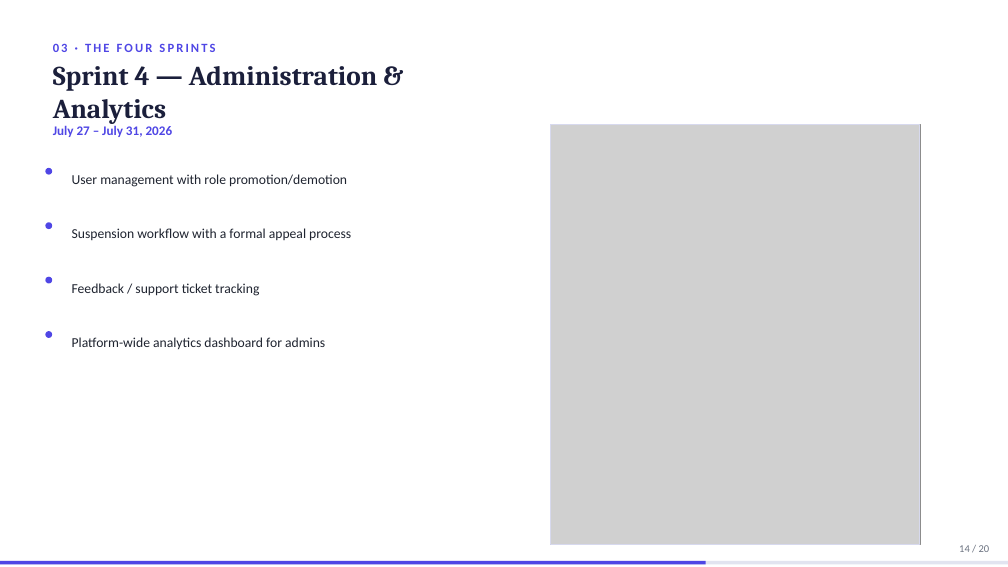
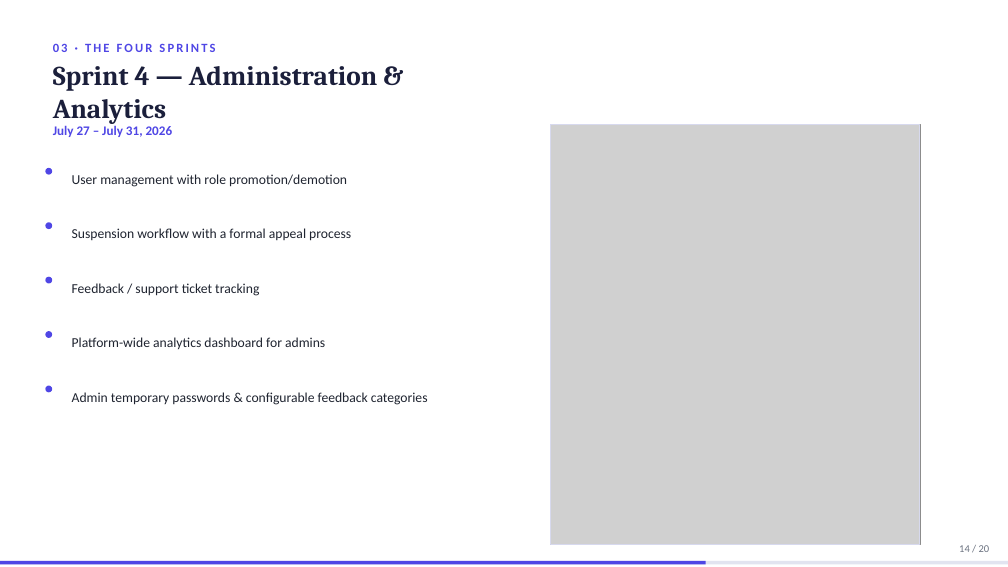
Before and after one commit to domdomxy/synkro, a slide deck: slide 14 of Synkro_PFA_Defense.pptx. Drawn at 1008x567 pixels with LibreOffice and Linux fonts; fonts in the diff are those of the drawing; grey boxes stand for pictures. Boxes give left, top, right and bottom in pixels: in the first picture for what was removed or moved away, otherwise in the second. Text is boxed around its words. In the diff, an @@ line names an element or a change of style, - is before the commit and + after.

```diff
--- a/Synkro_PFA_Defense.pptx
+++ b/Synkro_PFA_Defense.pptx
@@ ellipse added at [45, 386, 52, 392], fill #4F46E5 @@
@@ text added at [72, 392, 428, 405], 13 pt, text #1F2430 @@
+Admin temporary passwords & configurable feedback categories
```
Also in this commit, not shown: 3 other slides changed, 3 other files.
